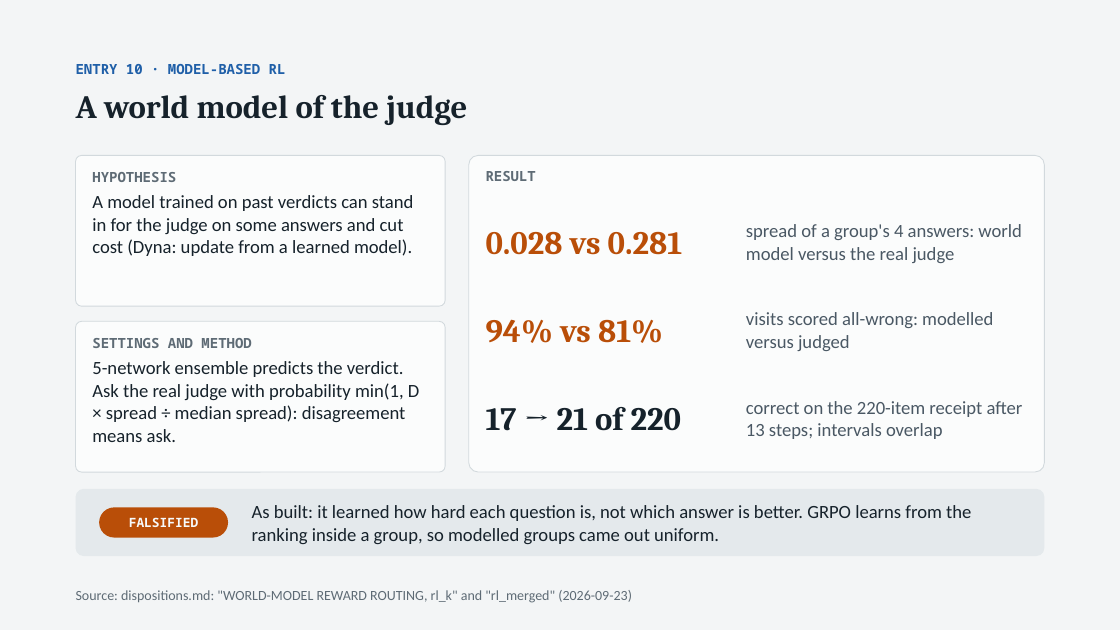
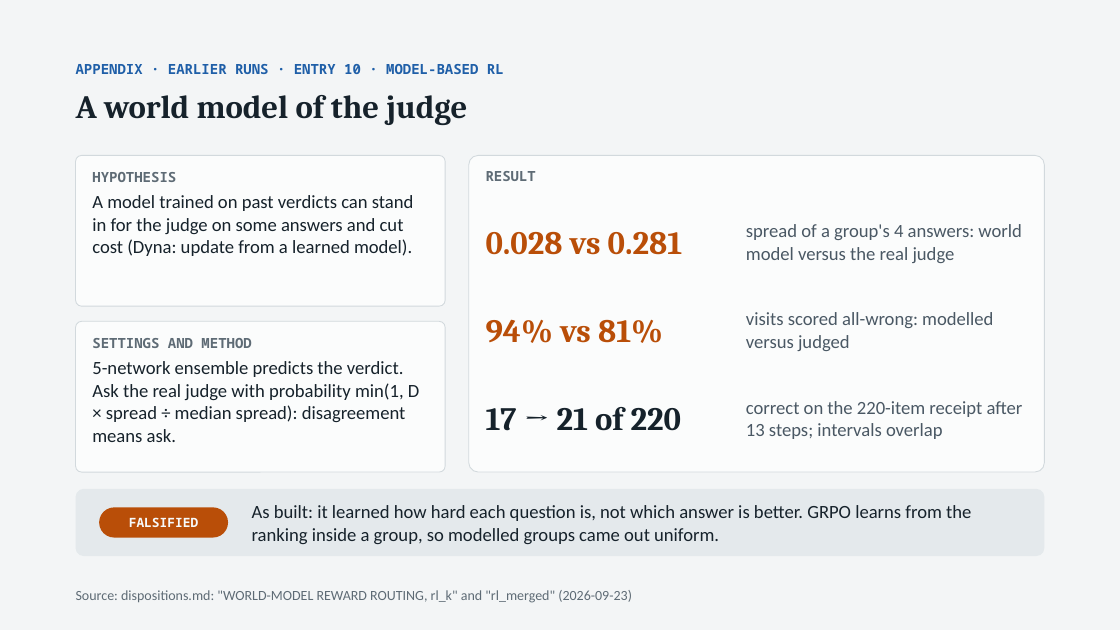
Before and after one commit to thistleknot/rl_v2_share, a slide deck: slide 23 of docs/RL_V2_rl.pptx. Drawn at 1120x630 pixels with LibreOffice and Linux fonts; fonts in the diff are those of the drawing. Boxes give left, top, right and bottom in pixels: in the first picture for what was removed or moved away, otherwise in the second. Text is boxed around its words. In the diff, an @@ line names an element or a change of style, - is before the commit and + after.

```diff
--- a/docs/RL_V2_rl.pptx
+++ b/docs/RL_V2_rl.pptx
@@ text at <box>76,64,504,74</box>: text changed @@
-ENTRY 10 · MODEL-BASED RL
+APPENDIX · EARLIER RUNS · ENTRY 10 · MODEL-BASED RL
```
Also in this commit, not shown: 8 other slides changed.
